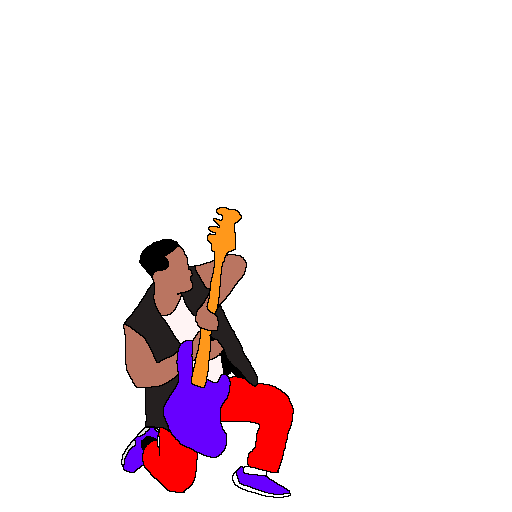
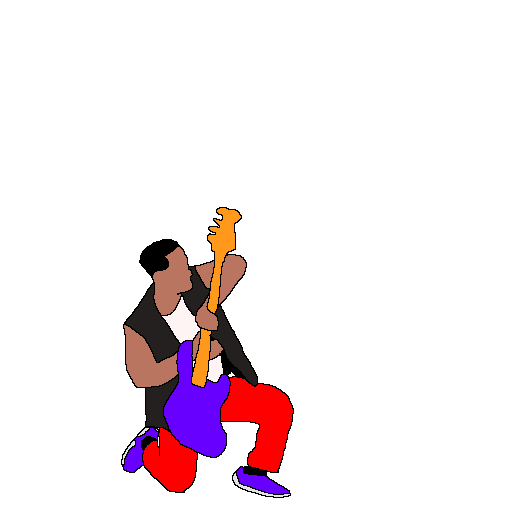
Revision of a layered w=512, h=512 image; what changed, layer by layer:
painted on "Paint Layer 1" over (x1=233, y1=467, x2=290, y2=497)
